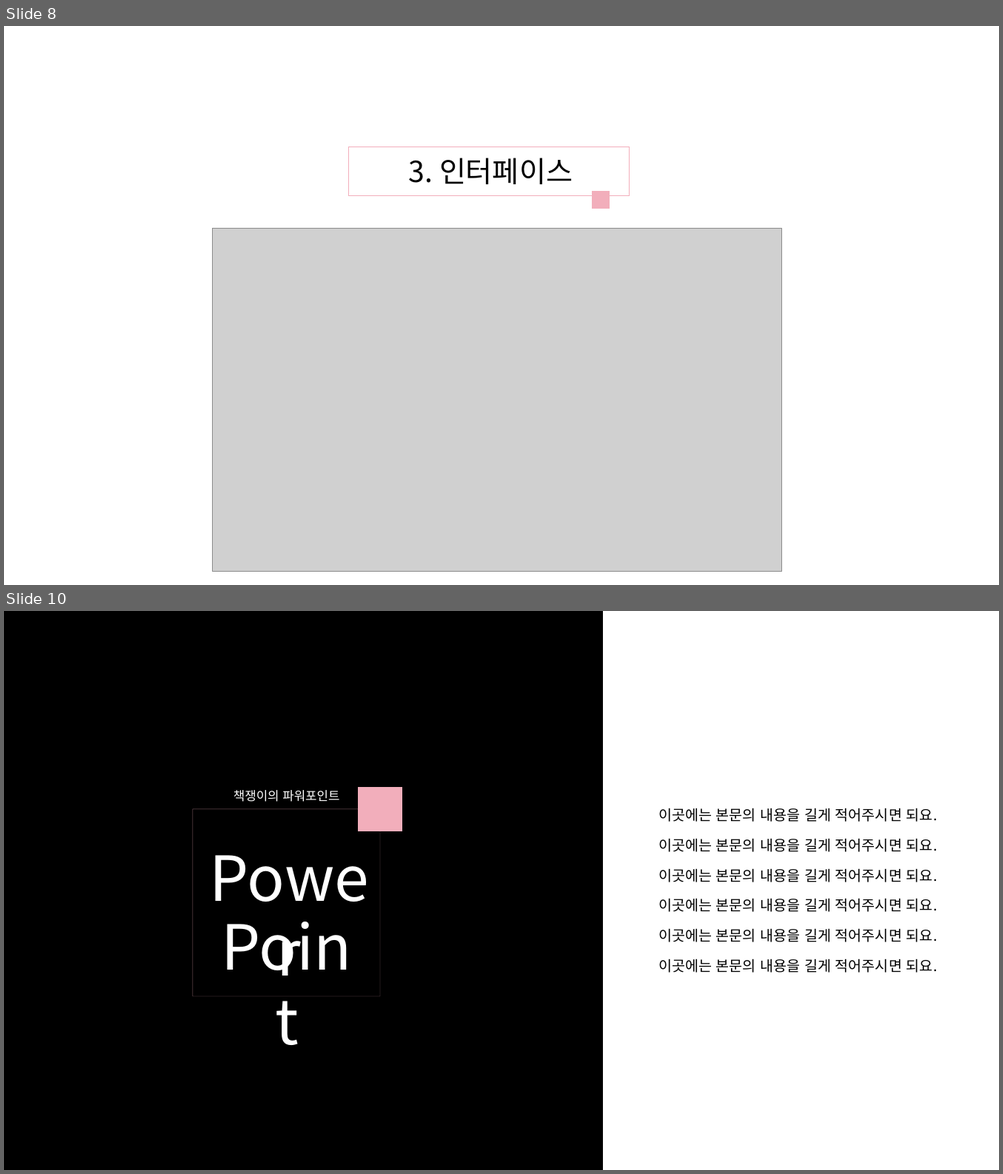
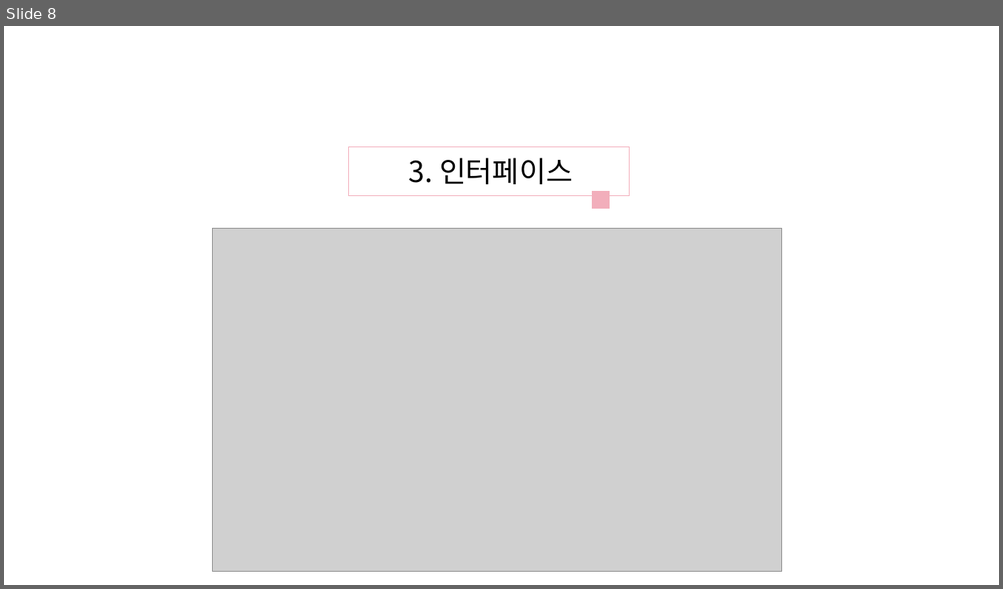
Before and after one commit to bluesky0960/KookMiNi, a slide deck: 오픈소스 기획서ver.1.pptx. Shown one above the other, each under a label of ours: slides 8 and 10 before the commit, slide 8 after it; the slides between them are not shown. The pictures are 1003x1174 and 1003x589 pixels, drawn with LibreOffice and Linux fonts; fonts in the diff are those of the drawing; grey boxes stand for pictures. Boxes give left, top, right and bottom in pixels: in the first picture for what was removed or moved away, otherwise in the second. Text is boxed around its words. In the diff, an @@ line names an element or a change of style, - is before the commit and + after.

```diff
--- a/오픈소스 기획서ver.1.pptx
+++ b/오픈소스 기획서ver.1.pptx
@@ slide 10 removed at <box>4,611,999,1170</box>, background #000000 @@
@@ rectangle removed at <box>603,611,999,1170</box> @@
@@ rectangle removed at <box>358,788,401,831</box> @@
@@ rectangle removed at <box>193,809,380,997</box> @@
@@ text removed at <box>233,790,339,802</box> @@
-책쟁이의 파워포인트
@@ text removed at <box>658,808,937,822</box> @@
-이곳에는 본문의 내용을 길게 적어주시면 되요.
@@ text removed at <box>195,835,383,917</box> @@
-Power
@@ text removed at <box>658,838,937,852</box> @@
-이곳에는 본문의 내용을 길게 적어주시면 되요.
@@ text removed at <box>658,869,937,883</box> @@
-이곳에는 본문의 내용을 길게 적어주시면 되요.
@@ text removed at <box>658,898,937,912</box> @@
-이곳에는 본문의 내용을 길게 적어주시면 되요.
@@ text removed at <box>207,904,367,986</box> @@
-Point
@@ text removed at <box>658,928,937,943</box> @@
-이곳에는 본문의 내용을 길게 적어주시면 되요.
@@ text removed at <box>658,959,937,973</box> @@
-이곳에는 본문의 내용을 길게 적어주시면 되요.
```
Also in this commit, not shown: 2 slides changed, 5 slides added, 8 other slides removed, 1 other file.
